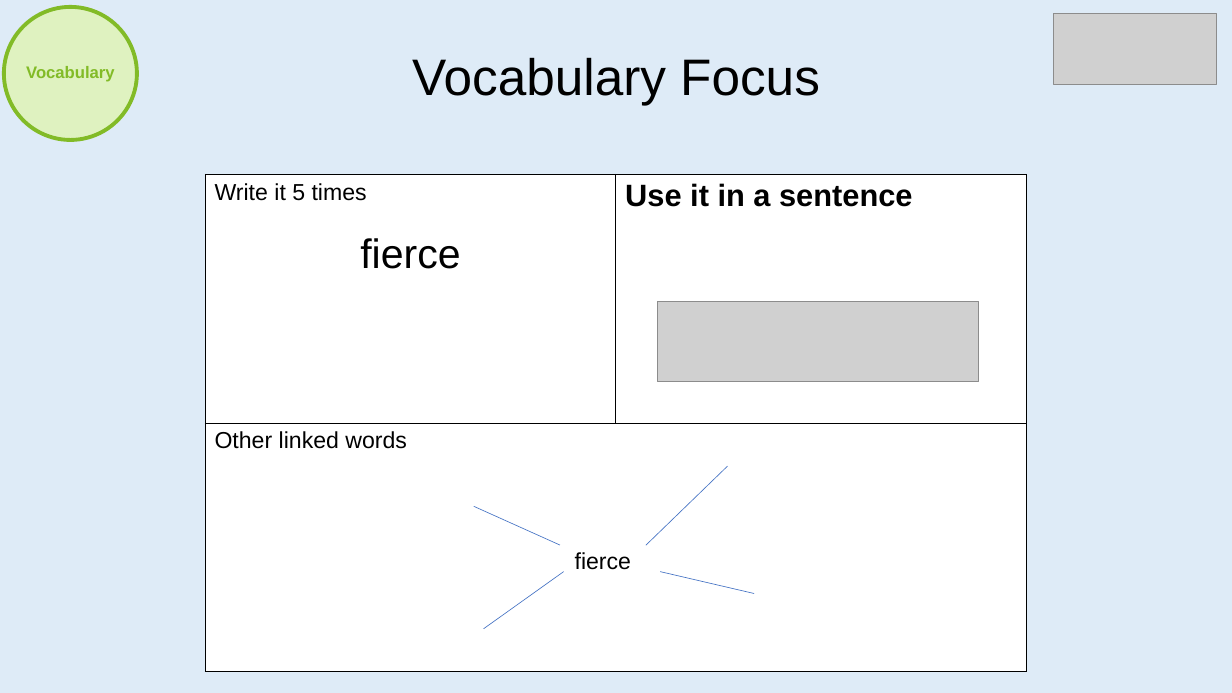
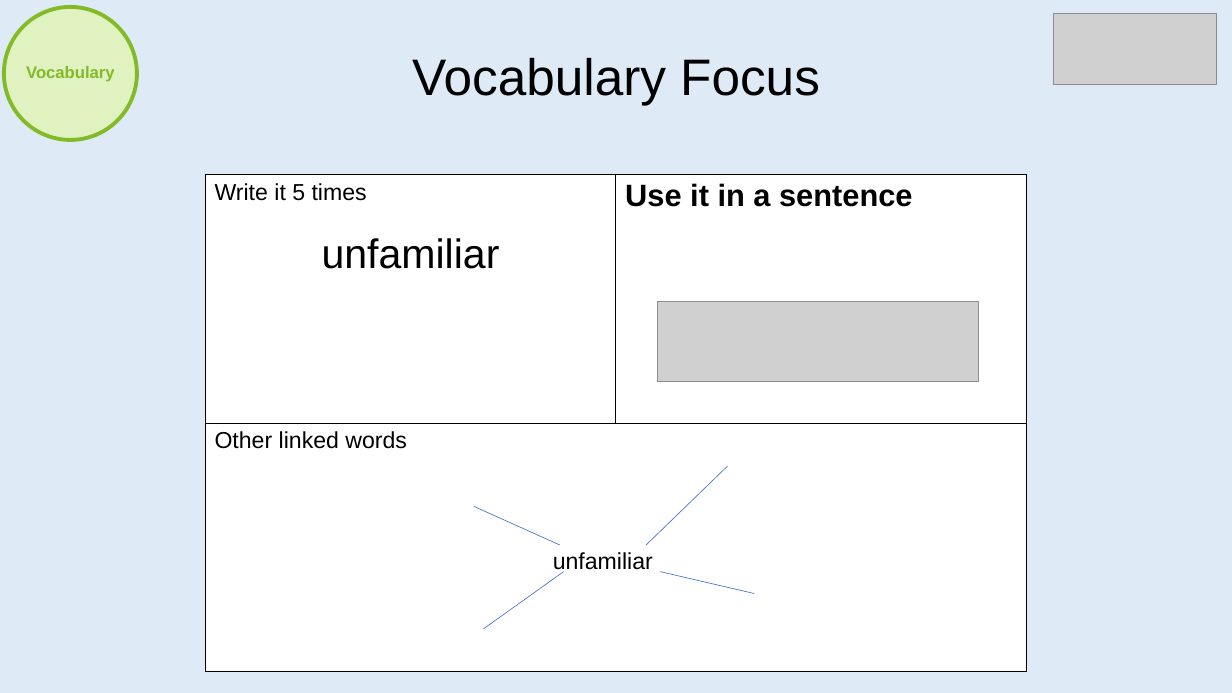
Before and after one commit to imcl75/claude_files, a slide deck: slide 12 of Reading/BeingAReader_Template.pptx. Drawn at 1232x693 pixels with LibreOffice and Linux fonts; fonts in the diff are those of the drawing; grey boxes stand for pictures. Boxes give left, top, right and bottom in pixels: in the first picture for what was removed or moved away, otherwise in the second. Text is boxed around its words. In the diff, an @@ line names an element or a change of style, - is before the commit and + after.

```diff
--- a/Reading/BeingAReader_Template.pptx
+++ b/Reading/BeingAReader_Template.pptx
@@ table at [205,175,1026,672] @@
-row 1, column 1: Write it 5 times / fierce
+row 1, column 1: Write it 5 times / unfamiliar
@@ text at [553,552,653,574]: text changed @@
-fierce
+unfamiliar
```
Also in this commit, not shown: 11 other slides changed.
